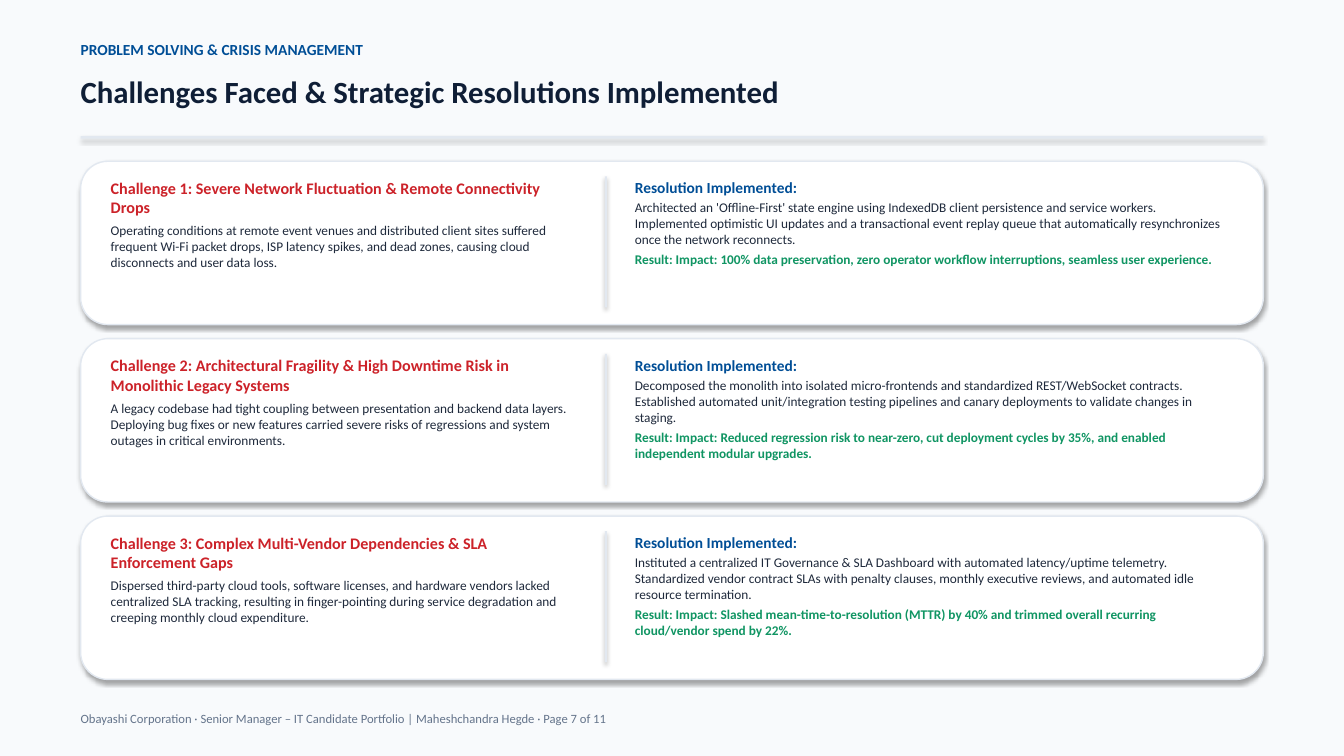
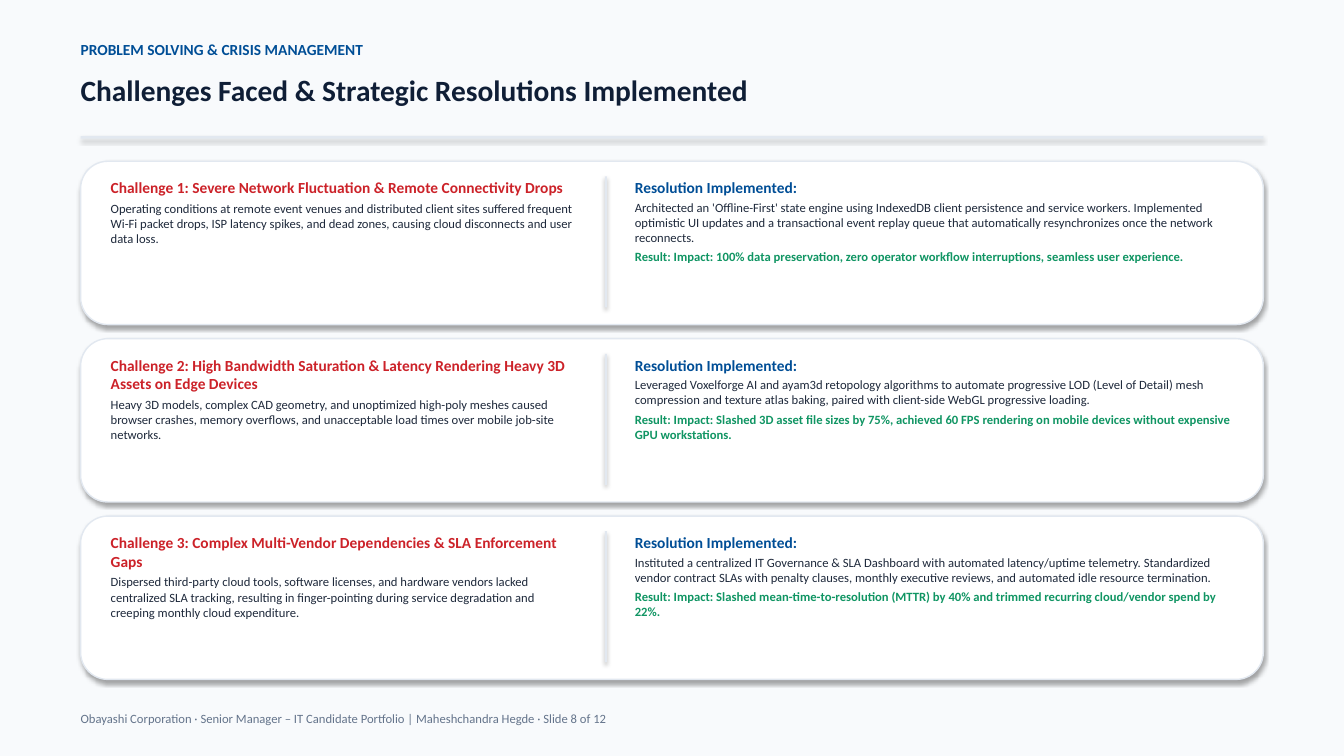
Before and after one commit to hegdemahesh/hegdemahesh.github.io, a slide deck: slide 8 of obayashi_it_presentation/Obayashi_Senior_Manager_IT_Presentation_Maheshchandra_Hegde.pptx (slide 7 before the commit). Drawn at 1344x756 pixels with LibreOffice and Linux fonts; fonts in the diff are those of the drawing. Boxes give left, top, right and bottom in pixels: in the first picture for what was removed or moved away, otherwise in the second. Text is boxed around its words. In the diff, an @@ line names an element or a change of style, - is before the commit and + after.

```diff
--- a/obayashi_it_presentation/Obayashi_Senior_Manager_IT_Presentation_Maheshchandra_Hegde.pptx
+++ b/obayashi_it_presentation/Obayashi_Senior_Manager_IT_Presentation_Maheshchandra_Hegde.pptx
@@ text "Challenges Faced & Strategic Resolutions ..." at (81,80,748,106): size 22 to 21 pt @@
@@ text "Challenge 1: Severe Network Fluctuation ..." at (111,182,572,243): size 11.5 to 11 pt in "Challenge 1: Severe Network Fluctuation & Remote ..."; size 9.5 to 9 pt in "Operating conditions at remote event venues and ..."; less space between paragraphs @@
@@ text at (635,203,1213,263): size 9.5 to 9 pt @@
@@ text at (111,360,565,439): text changed; size 9.5 to 9 pt @@
-Challenge 2: Architectural Fragility & High Downtime Risk in Monolithic Legacy Systems
-A legacy codebase had tight coupling between presentation and backend data layers. Deploying bug fixes or new features carried severe risks of regressions and system outages in critical environments.
+Challenge 2: High Bandwidth Saturation & Latency Rendering Heavy 3D Assets on Edge Devices
+Heavy 3D models, complex CAD geometry, and unoptimized high-poly meshes caused browser crashes, memory overflows, and unacceptable load times over mobile job-site networks.
@@ text at (635,380,1230,439): text changed; size 9.5 to 9 pt @@
-Decomposed the monolith into isolated micro-frontends and standardized REST/WebSocket contracts. Established automated unit/integration testing pipelines and canary deployments to validate changes in staging.
-Result: Impact: Reduced regression risk to near-zero, cut deployment cycles by 35%, and enabled independent modular upgrades.
+Leveraged Voxelforge AI and ayam3d retopology algorithms to automate progressive LOD (Level of Detail) mesh compression and texture atlas baking, paired with client-side WebGL progressive loading.
+Result: Impact: Slashed 3D asset file sizes by 75%, achieved 60 FPS rendering on mobile devices without expensive GPU workstations.
@@ text "Challenge 3: Complex Multi-Vendor Dependencies ..." at (111,537,557,619): size 11.5 to 11 pt in "Challenge 3: Complex Multi-Vendor Dependencies & SLA ..."; size 9.5 to 9 pt in "Dispersed third-party cloud tools, software licenses, and ..."; less space between paragraphs @@
@@ text at (635,558,1211,584): size 9.5 to 9 pt in "Instituted a centralized IT Governance & SLA ..." @@
@@ text at (635,592,1216,616): text changed; size 9.5 to 9 pt @@
-Result: Impact: Slashed mean-time-to-resolution (MTTR) by 40% and trimmed overall recurring cloud/vendor spend by 22%.
+Result: Impact: Slashed mean-time-to-resolution (MTTR) by 40% and trimmed recurring cloud/vendor spend by 22%.
@@ text at (81,714,606,725): text changed @@
-Obayashi Corporation · Senior Manager – IT Candidate Portfolio | Maheshchandra Hegde · Page 7 of 11
+Obayashi Corporation · Senior Manager – IT Candidate Portfolio | Maheshchandra Hegde · Slide 8 of 12
```
Also in this commit, not shown: 10 other slides changed, 1 slide added, 7 other files.
